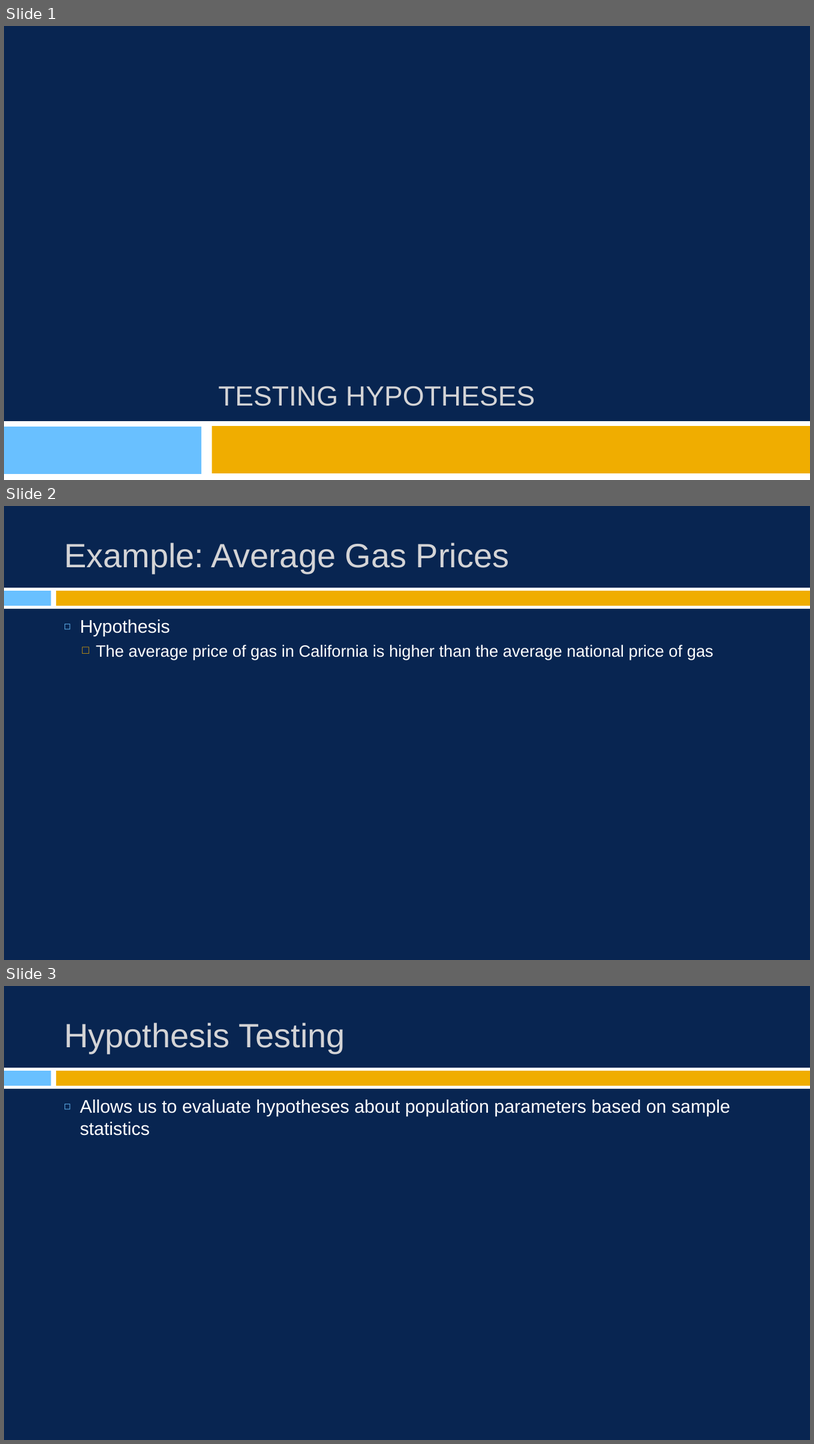
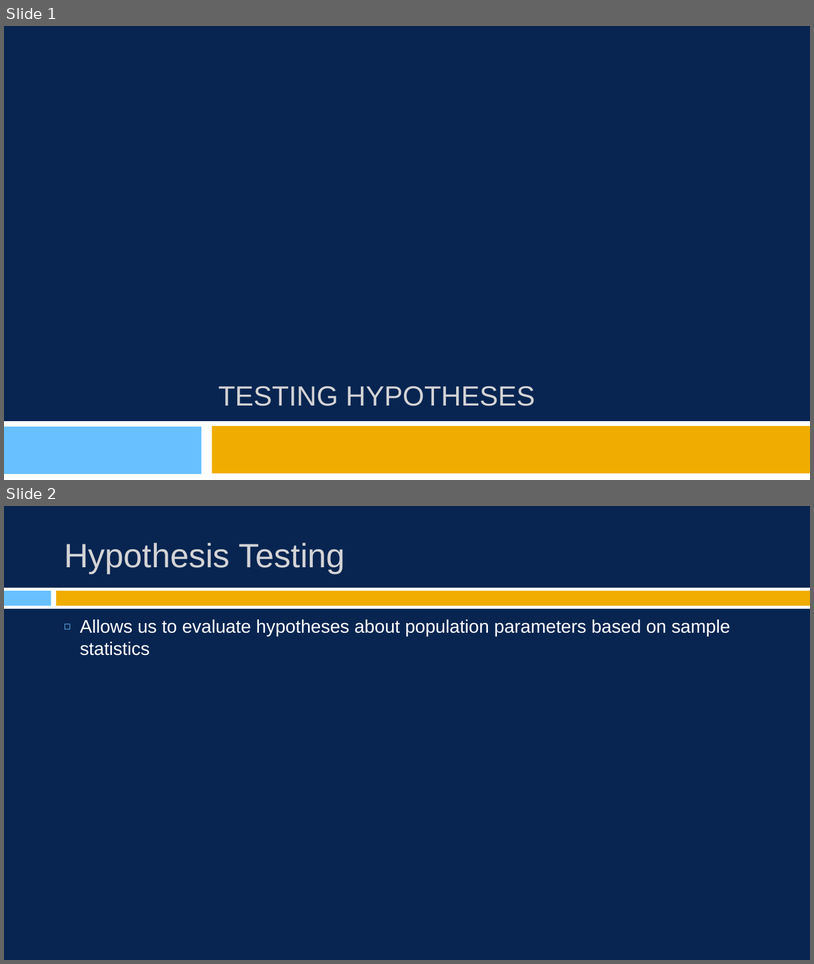
Before and after one commit to burrelvannjr/gradstats_csuf, a slide deck: ppts/5_hypothesis_testing.pptx. Shown one above the other, each under a label of ours: slides 1, 2 and 3 before the commit, slides 1 and 2 after it. The pictures are 814x1444 and 814x964 pixels, drawn with LibreOffice and Linux fonts; fonts in the diff are those of the drawing. Boxes give left, top, right and bottom in pixels: in the first picture for what was removed or moved away, otherwise in the second. Text is boxed around its words. In the diff, an @@ line names an element or a change of style, - is before the commit and + after.

```diff
--- a/ppts/5_hypothesis_testing.pptx
+++ b/ppts/5_hypothesis_testing.pptx
@@ slide 2 removed at bbox=[4, 506, 810, 960], background #082551; not listed: 3 template elements that a slide beside it also shows @@
@@ title removed at bbox=[64, 543, 509, 573] @@
-Example: Average Gas Prices
@@ text removed at bbox=[80, 619, 714, 659] @@
-◻ Hypothesis
-  □ The average price of gas in California is higher than the average national price of gas
@@ what was slide 3 is now slide 2 @@
```
Also in this commit, not shown: 5 slides changed, 1 other slide removed, 12 other files.
